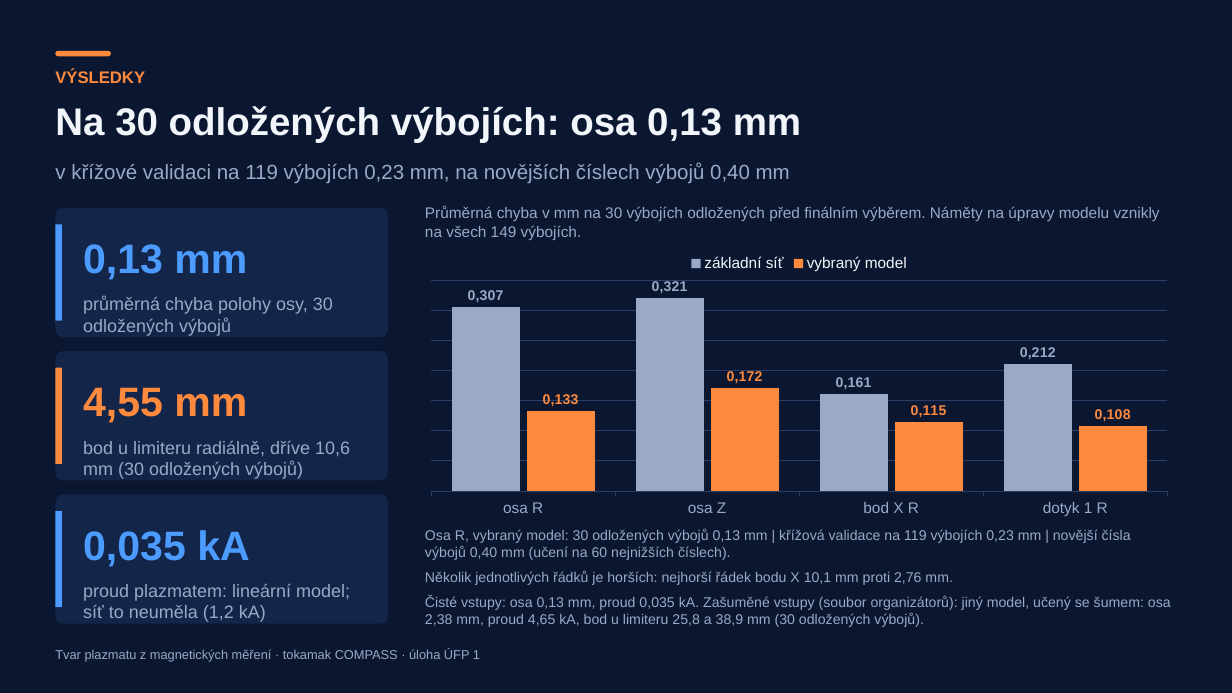
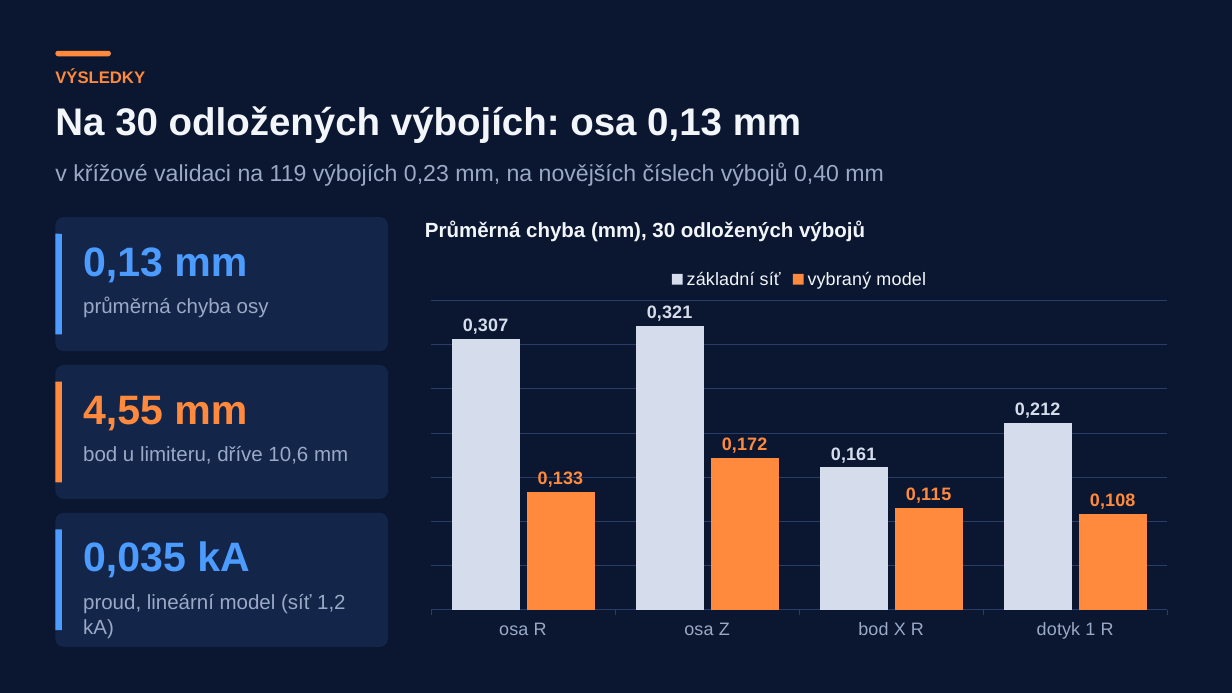
Before and after one commit to mschiller890/hackathon, a slide deck: slide 7 of presentation/deck/slides.pptx. Drawn at 1232x693 pixels with LibreOffice and Linux fonts; fonts in the diff are those of the drawing. Boxes give left, top, right and bottom in pixels: in the first picture for what was removed or moved away, otherwise in the second. Text is boxed around its words. In the diff, an @@ line names an element or a change of style, - is before the commit and + after.

```diff
--- a/presentation/deck/slides.pptx
+++ b/presentation/deck/slides.pptx
@@ text "v křížové validaci na 119 ..." at (55,163,883,186): size 16 to 18 pt @@
@@ rounded rectangle: place and size @@
-rounded rectangle at (55,208,388,337)
+rounded rectangle at (55,217,388,351)
@@ rounded rectangle: place and size @@
-rounded rectangle at (55,225,62,321)
+rounded rectangle at (55,234,62,335)
@@ text at (425,221,865,242): text changed; size 12 to 16 pt; text colour #9AA9C6 to #F2F5FA; bold on @@
-Průměrná chyba v mm na 30 výbojích odložených před finálním výběrem. Náměty na úpravy modelu vznikly na všech 149 výbojích.
+Průměrná chyba (mm), 30 odložených výbojů
@@ column chart at (416,259,1183,647) @@
@@ colour of základní síť #9AA9C6 to #D5DCEB @@
@@ legend changed @@
@@ category axis changed @@
@@ value axis changed @@
@@ lettering changed @@
@@ column chart: place and size @@
-column chart at (416,245,1183,522)
+column chart at (416,259,1183,647)
@@ text at (83,297,269,317): text changed; size 14 to 16 pt @@
-průměrná chyba polohy osy, 30 odložených výbojů
+průměrná chyba osy
@@ rounded rectangle: place and size @@
-rounded rectangle at (55,351,388,481)
+rounded rectangle at (55,365,388,499)
@@ rounded rectangle: place and size @@
-rounded rectangle at (55,368,62,464)
+rounded rectangle at (55,382,62,482)
@@ text "4,55 mm": place and size @@
-text "4,55 mm" at (83,387,247,423)
+text "4,55 mm" at (83,395,247,431)
@@ text at (83,446,348,464): text changed; size 14 to 16 pt @@
-bod u limiteru radiálně, dříve 10,6 mm (30 odložených výbojů)
+bod u limiteru, dříve 10,6 mm
@@ rounded rectangle: place and size @@
-rounded rectangle at (55,494,388,624)
+rounded rectangle at (55,513,388,647)
@@ rounded rectangle: place and size @@
-rounded rectangle at (55,511,62,607)
+rounded rectangle at (55,530,62,630)
@@ text "0,035 kA": place and size @@
-text "0,035 kA" at (83,530,249,567)
+text "0,035 kA" at (83,541,249,578)
@@ text removed at (425,529,1171,627) @@
-Osa R, vybraný model: 30 odložených výbojů 0,13 mm | křížová validace na 119 výbojích 0,23 mm | novější čísla výbojů 0,40 mm (učení na 60 nejnižších číslech).
-Několik jednotlivých řádků je horších: nejhorší řádek bodu X 10,1 mm proti 2,76 mm.
-Čisté vstupy: osa 0,13 mm, proud 0,035 kA. Zašuměné vstupy (soubor organizátorů): jiný model, učený se šumem: osa 2,38 mm, proud 4,65 kA, bod u limiteru 25,8 a 38,9 mm (30 odložených výbojů).
@@ text at (83,594,345,638): text changed; size 14 to 16 pt @@
-proud plazmatem: lineární model; síť to neuměla (1,2 kA)
+proud, lineární model (síť 1,2 kA)
@@ text removed at (55,649,480,662) @@
-Tvar plazmatu z magnetických měření · tokamak COMPASS · úloha ÚFP 1
```
Also in this commit, not shown: 13 other slides changed, 1 other file.
